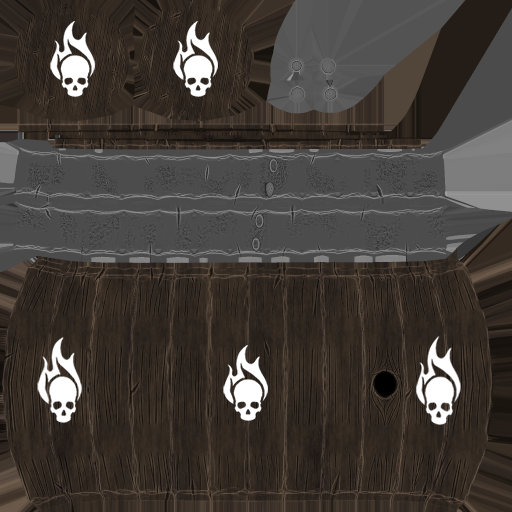
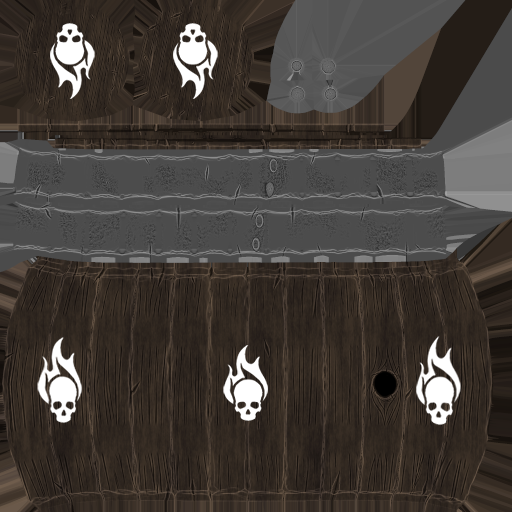
Layer changes from the first 512×512 image to the second:
painted on "Layer 1 copy 6" over [173, 21, 218, 99]
painted on "medicine_skull-512 copy 6" over [162, 1, 227, 119]
painted on "Layer 1 copy 5" over [50, 21, 95, 99]
painted on "medicine_skull-512 copy 5" over [39, 21, 102, 119]
